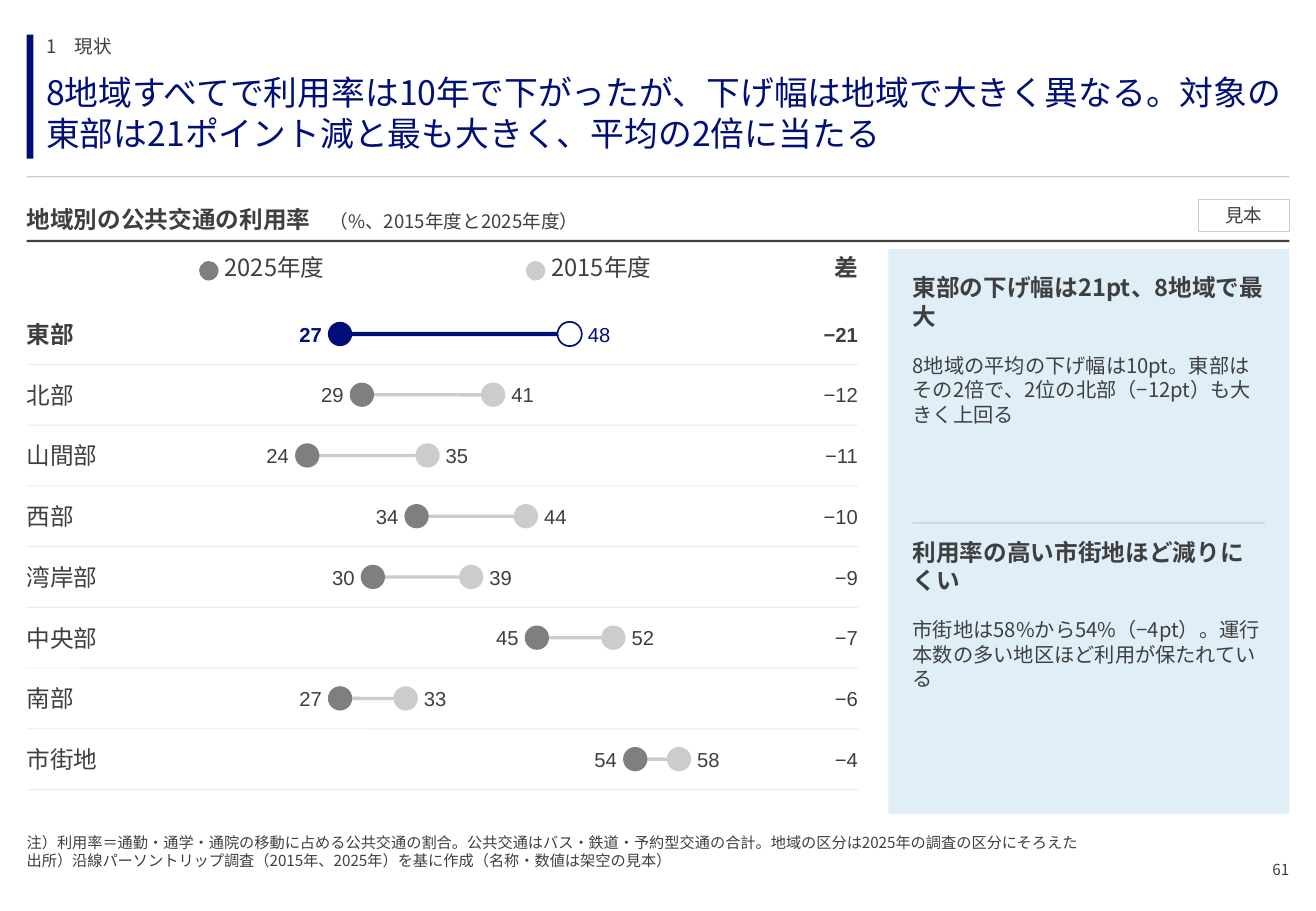
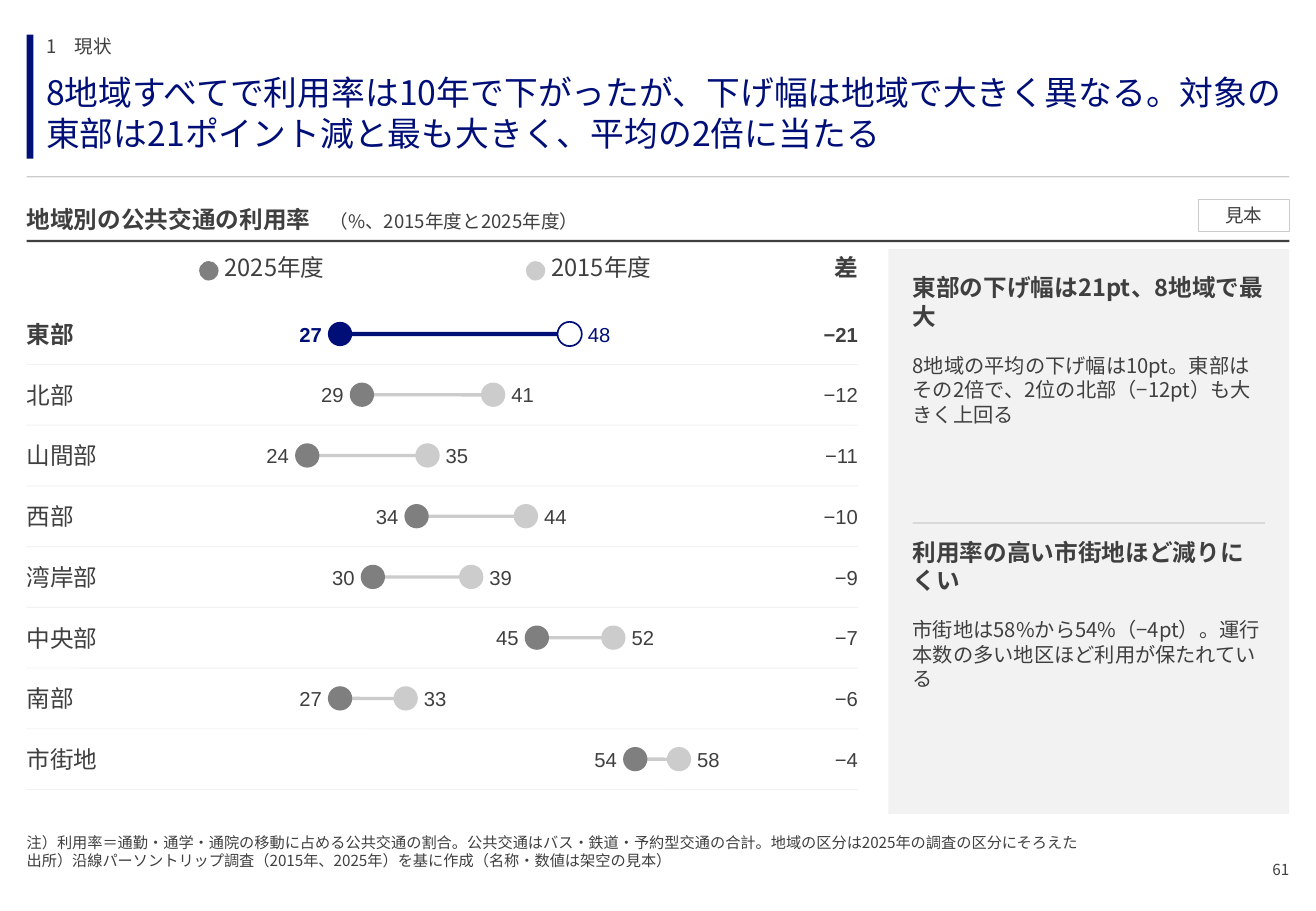
Before and after one commit to GontaHH/slide_builder, a slide deck: slide 61 of patterns/pattern-deck.pptx. Drawn at 1316x911 pixels with LibreOffice and Linux fonts; fonts in the diff are those of the drawing. Boxes give left, top, right and bottom in pixels: in the first picture for what was removed or moved away, otherwise in the second. Text is boxed around its words. In the diff, an @@ line names an element or a change of style, - is before the commit and + after.

```diff
--- a/patterns/pattern-deck.pptx
+++ b/patterns/pattern-deck.pptx
@@ rectangle at bbox=[888, 249, 1289, 814]: fill #E0EEF8 to #F2F2F2 @@
@@ line (27, 365) - (858, 365): stroke #E0EEF8 0.5 pt to #F2F2F2 0.5 pt @@
@@ line (27, 547) - (858, 547): stroke #E0EEF8 0.5 pt to #F2F2F2 0.5 pt @@
@@ line (27, 608) - (858, 608): stroke #E0EEF8 0.5 pt to #F2F2F2 0.5 pt @@
@@ line (27, 790) - (858, 790): stroke #E0EEF8 0.5 pt to #F2F2F2 0.5 pt @@
```
Also in this commit, not shown: 78 other slides changed, 16 other files.
